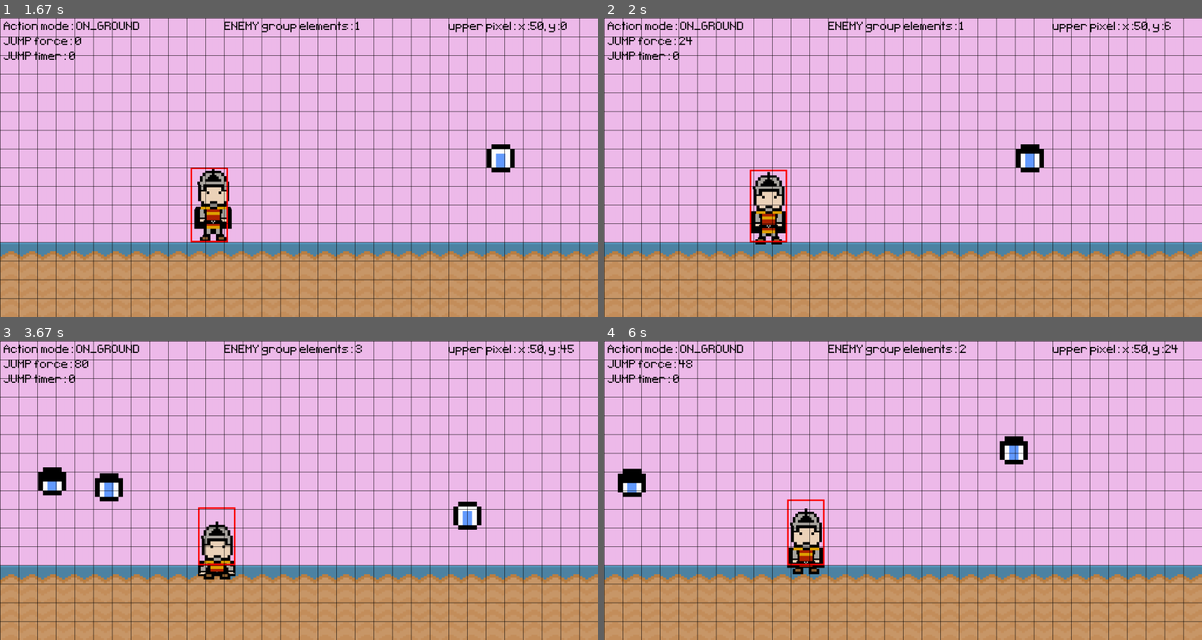
Above: before the commit, frames 1-4 (two rows, left to right).
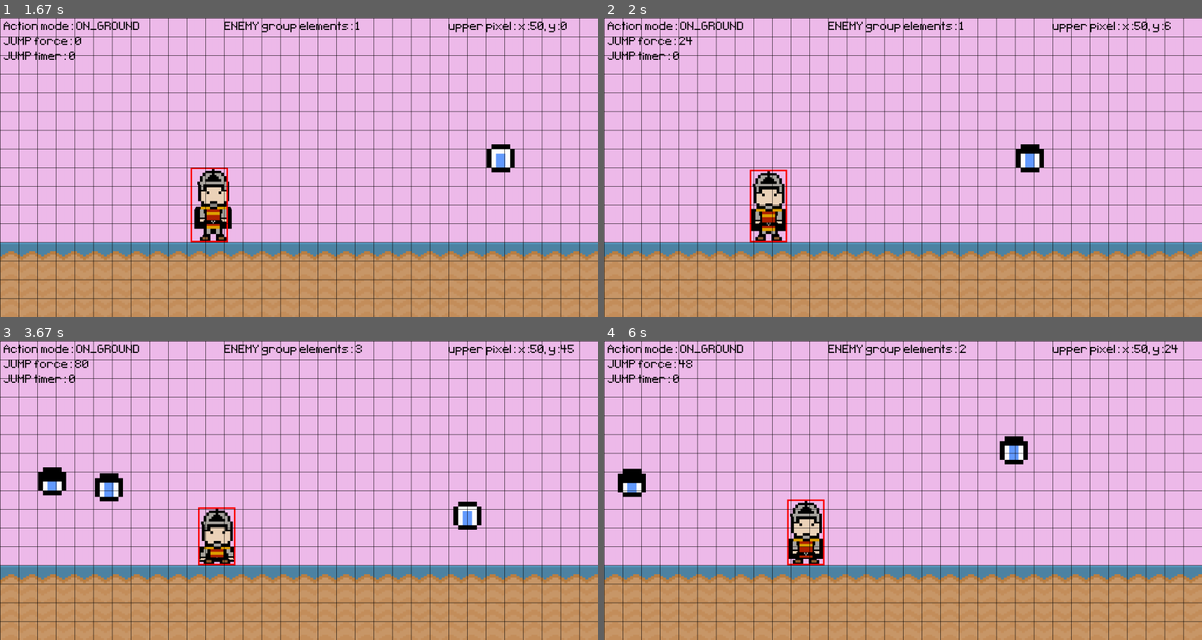
Above: after the commit, the same moments.

Repository: alo40/pygame_pininos
Game: pygame game, started from main_pininos.py
The game is run twice, just before and just after one commit, with the same random seed, the same clock (stepped at 60 frames per second) and the same inputs.
Inputs:
- Up to frame 1 (1.67 s): hold Right 0.33-0.8 s; hold Right 0.83-1.3 s; hold Left from 1.33 s (still down)
- Up to frame 2 (2 s): release Left at 1.87 s; hold Down from 1.9 s (still down)
- Up to frame 3 (3.67 s): release Down at 2.2 s; hold Left 2.23-2.63 s; hold Right 2.67-3.3 s; hold Down from 3.33 s (still down)
- Up to frame 4 (6 s): release Down at 3.7 s; hold Left 3.73-4.2 s; hold Right 4.23-4.7 s; hold Right 4.73-5.2 s; hold Left 5.23-5.77 s; hold Down from 5.8 s (still down)

Frame 1 is identical in both runs. In frame 2, 0.6% of the frame differs, in the area x 24-31%, y 51-76%; in frame 3, 1.1%, in the area x 33-40%, y 56-80%; in frame 4, 1.0%.

Commit message:
added dynamic hero rect size

Diff:
--- a/main_pininos.py
+++ b/main_pininos.py
@@ -52,8 +52,9 @@
         self.image = self.frames[self.frame_index]
         self.rect = self.image.get_rect(midbottom=(200, screen_height - ground_rect.height))
 
-        # save original rect height
-        self.rect_original_height = self.rect.height  # used in rect resize method
+        # save original rect height and bottom (used in rect resize method)
+        self.rect_original_height = self.rect.height
+        self.rect_original_bottom = self.rect.bottom
 
         # add jump sound
         self.jump_sound = pg.mixer.Sound('audio/jump.mp3')
@@ -169,6 +170,10 @@
         # resize hero rectangle
         self.rect.height = self.rect_original_height - self.upper_pixel_y
 
+        # readjust the image bottom
+        if not self.action == Action.JUMPING:
+            self.rect.bottom = self.rect_original_bottom - self.upper_pixel_y
+
 
 class Enemy(pg.sprite.Sprite):
 
